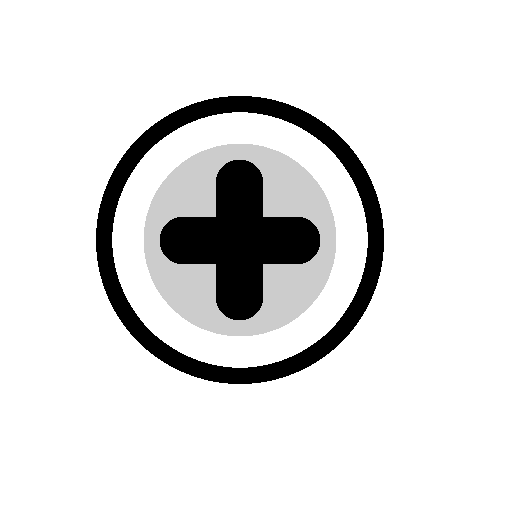
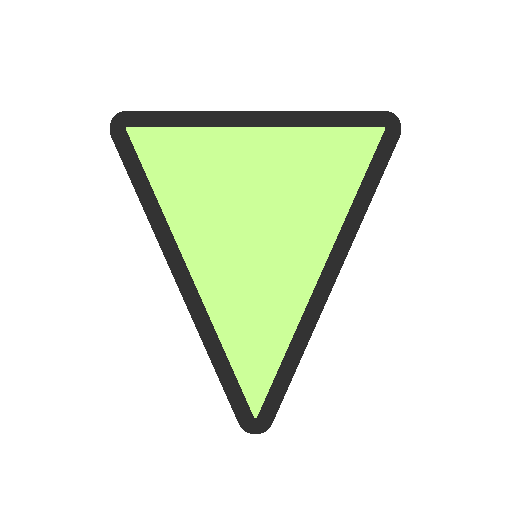
Comparing the layer stacks of the two 512×512 images. Changes:
removed layer "Ebene #2" over left=216, top=160, right=263, bottom=320
removed layer "Ebene #1" over left=160, top=217, right=320, bottom=264
added layer "Ebene-Kopie" above "Ebene" over left=110, top=111, right=401, bottom=434
hid "Ebene", painted on it over left=96, top=96, right=401, bottom=402
